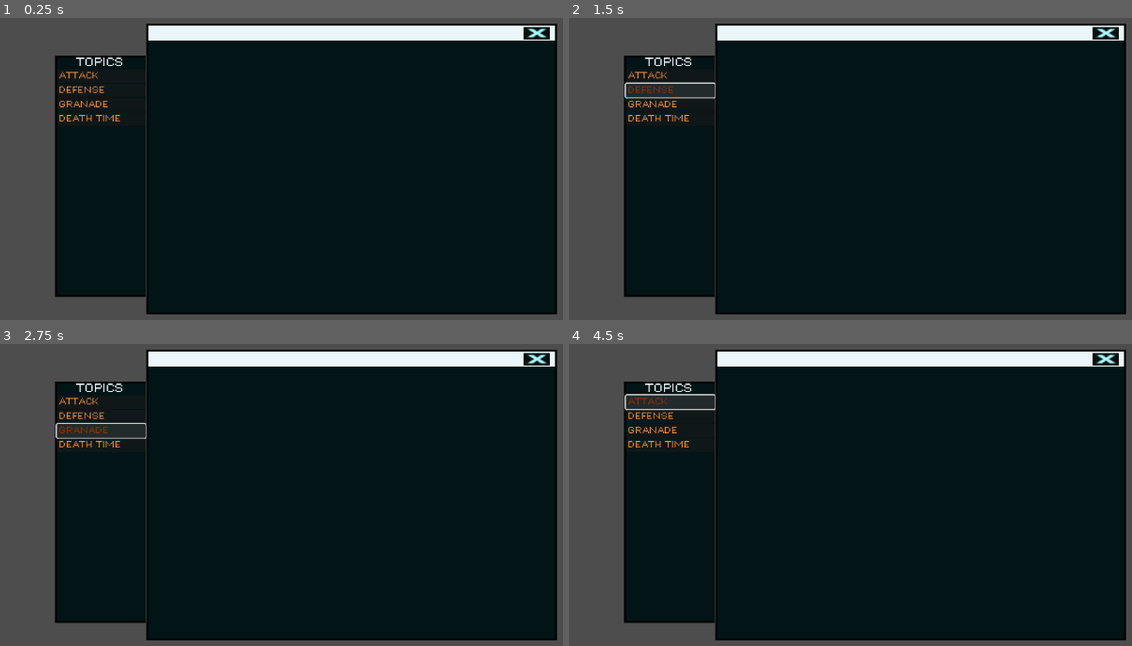
Above: before the commit, frames 1-4 (two rows, left to right).
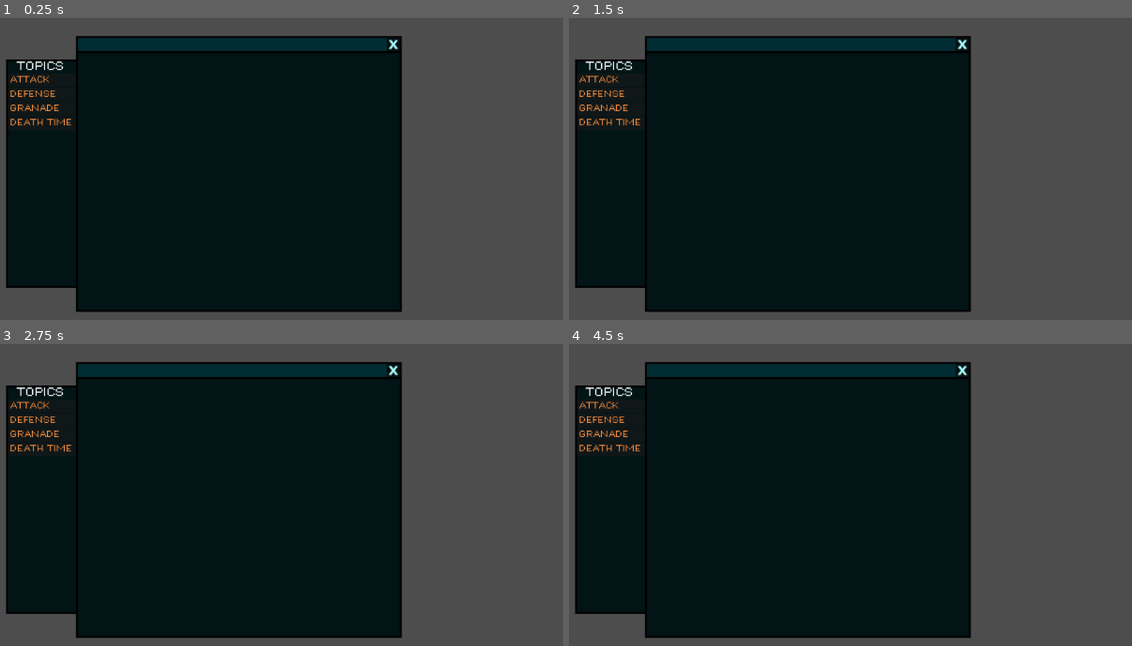
Above: after the commit, the same moments.

Repository: LauraDanielaa/VideoGame_Tasks
Game: Godot game, scene res://GUI/main.tscn
Two runs of this game, one before a commit and one after it. Both use one fixed random seed, a clock stepped at 60 frames per second and the inputs below.
Inputs (mouse positions are in pixels of both pictures, inside the frame that each line leads up to):
- Up to frame 1 (0.25 s): no input
- Up to frame 2 (1.5 s): click (670, 75) at 0.5 s, where only the run before the commit has a clickable "ATTACK"; click (670, 90) at 1.25 s, where only the run before the commit has a clickable "DEFENSE"
- Up to frame 3 (2.75 s): click (101, 431) at 2 s, where only the run before the commit has a clickable "GRANADE"
- Up to frame 4 (4.5 s): click (670, 446) at 2.75 s, where only the run before the commit has a clickable "DEATH TIME"; click (1103, 359) at 3.52 s; click (670, 401) at 4.25 s, where only the run before the commit has a clickable "ATTACK"

The runs differ from the first frame. In frame 1, 40% of the frame differs, in the area x 1-99%, y 1-99%; in frame 2, 41%; in frame 3, 41%; in frame 4, 41%.

Commit message:
Save the three parts of the principal panel in a MarginContainer

Diff:
--- a/Show Help for GUI elements/GUI/main.tscn
+++ b/Show Help for GUI elements/GUI/main.tscn
@@ -28,6 +28,21 @@
 Button/colors/font_hover_color = Color(0.58762, 0.196521, 0.0133497, 1)
 Button/fonts/font = ExtResource("6_sau2q")
 
+[sub_resource type="StyleBoxFlat" id="StyleBoxFlat_rccjp"]
+bg_color = Color(0.00781379, 0.173056, 0.198336, 1)
+border_width_left = 3
+border_width_top = 3
+border_width_right = 3
+border_color = Color(0.0232807, 0.0183307, 0.0114123, 1)
+
+[sub_resource type="Theme" id="Theme_p8se5"]
+PanelContainer/styles/panel = SubResource("StyleBoxFlat_rccjp")
+
+[sub_resource type="StyleBoxFlat" id="StyleBoxFlat_e7owf"]
+
+[sub_resource type="Theme" id="Theme_jttvm"]
+PanelContainer/styles/panel = SubResource("StyleBoxFlat_e7owf")
+
 [sub_resource type="StyleBoxFlat" id="StyleBoxFlat_tcibf"]
 bg_color = Color(0.0097365, 0.0774823, 0.0849037, 1)
 border_width_left = 3
@@ -37,13 +52,8 @@
 border_color = Color(0, 0, 0, 1)
 
 [sub_resource type="Theme" id="Theme_pvvsn"]
+default_base_scale = 0.85
 PanelContainer/styles/panel = SubResource("StyleBoxFlat_tcibf")
-
-[sub_resource type="StyleBoxFlat" id="StyleBoxFlat_rccjp"]
-bg_color = Color(0.916226, 0.96348, 0.977139, 1)
-
-[sub_resource type="Theme" id="Theme_p8se5"]
-PanelContainer/styles/panel = SubResource("StyleBoxFlat_rccjp")
 
 [node name="main" type="Node2D"]
 script = ExtResource("1_3quux")
@@ -80,98 +90,104 @@
 texture_normal = ExtResource("2_wf5cu")
 texture_hover = ExtResource("4_6uii0")
 
-[node name="PrincipalPanel" type="Control" parent="."]
-layout_mode = 3
+[node name="PrincipalPanel" type="Control" parent="CanvasLayer/HBoxContainer"]
+layout_mode = 2
+size_flags_horizontal = 4
+
+[node name="CanvasLayer" type="CanvasLayer" parent="CanvasLayer/HBoxContainer/PrincipalPanel"]
+
+[node name="MarginContainer" type="MarginContainer" parent="CanvasLayer/HBoxContainer/PrincipalPanel/CanvasLayer"]
 anchors_preset = 8
 anchor_left = 0.5
 anchor_top = 0.5
 anchor_right = 0.5
 anchor_bottom = 0.5
+offset_left = -441.0
+offset_top = -231.5
+offset_right = 441.0
+offset_bottom = 231.5
 grow_horizontal = 2
 grow_vertical = 2
+theme_override_constants/margin_left = 20
+theme_override_constants/margin_top = 20
+theme_override_constants/margin_right = 20
+theme_override_constants/margin_bottom = 20
 
-[node name="CanvasLayer" type="CanvasLayer" parent="PrincipalPanel"]
+[node name="HBoxContainer" type="HBoxContainer" parent="CanvasLayer/HBoxContainer/PrincipalPanel/CanvasLayer/MarginContainer"]
+layout_mode = 2
+theme_override_constants/separation = 0
 
-[node name="LeftPanel" type="PanelContainer" parent="PrincipalPanel/CanvasLayer"]
-offset_left = 230.0
-offset_top = 143.0
-offset_right = 369.0
-offset_bottom = 513.0
+[node name="LeftPanel" type="PanelContainer" parent="CanvasLayer/HBoxContainer/PrincipalPanel/CanvasLayer/MarginContainer/HBoxContainer"]
+custom_minimum_size = Vector2(34, 350)
+layout_mode = 2
+size_flags_vertical = 4
 theme = SubResource("Theme_71u13")
 
-[node name="VBoxContainer" type="VBoxContainer" parent="PrincipalPanel/CanvasLayer/LeftPanel"]
+[node name="VBoxContainer" type="VBoxContainer" parent="CanvasLayer/HBoxContainer/PrincipalPanel/CanvasLayer/MarginContainer/HBoxContainer/LeftPanel"]
 layout_mode = 2
 theme_override_constants/separation = 1
 
-[node name="TopicsLabel" type="Label" parent="PrincipalPanel/CanvasLayer/LeftPanel/VBoxContainer"]
+[node name="TopicsLabel" type="Label" parent="CanvasLayer/HBoxContainer/PrincipalPanel/CanvasLayer/MarginContainer/HBoxContainer/LeftPanel/VBoxContainer"]
 layout_mode = 2
 theme = SubResource("Theme_4ra4q")
 text = "TOPICS"
 horizontal_alignment = 1
 
-[node name="AttackButton" type="Button" parent="PrincipalPanel/CanvasLayer/LeftPanel/VBoxContainer"]
+[node name="AttackButton" type="Button" parent="CanvasLayer/HBoxContainer/PrincipalPanel/CanvasLayer/MarginContainer/HBoxContainer/LeftPanel/VBoxContainer"]
 layout_mode = 2
 theme = SubResource("Theme_ubwcp")
 theme_override_font_sizes/font_size = 12
 text = "ATTACK"
 alignment = 0
 
-[node name="DefenceButton" type="Button" parent="PrincipalPanel/CanvasLayer/LeftPanel/VBoxContainer"]
+[node name="DefenceButton" type="Button" parent="CanvasLayer/HBoxContainer/PrincipalPanel/CanvasLayer/MarginContainer/HBoxContainer/LeftPanel/VBoxContainer"]
 layout_mode = 2
 theme = SubResource("Theme_ubwcp")
 theme_override_font_sizes/font_size = 12
 text = "DEFENSE"
 alignment = 0
 
-[node name="GranadeButton" type="Button" parent="PrincipalPanel/CanvasLayer/LeftPanel/VBoxContainer"]
+[node name="GranadeButton" type="Button" parent="CanvasLayer/HBoxContainer/PrincipalPanel/CanvasLayer/MarginContainer/HBoxContainer/LeftPanel/VBoxContainer"]
 layout_mode = 2
 theme = SubResource("Theme_ubwcp")
 theme_override_font_sizes/font_size = 12
 text = "GRANADE"
 alignment = 0
 
-[node name="DeathTimeButton" type="Button" parent="PrincipalPanel/CanvasLayer/LeftPanel/VBoxContainer"]
+[node name="DeathTimeButton" type="Button" parent="CanvasLayer/HBoxContainer/PrincipalPanel/CanvasLayer/MarginContainer/HBoxContainer/LeftPanel/VBoxContainer"]
 layout_mode = 2
 theme = SubResource("Theme_ubwcp")
 theme_override_font_sizes/font_size = 12
 text = "DEATH TIME"
 alignment = 0
 
-[node name="RightPanel" type="PanelContainer" parent="PrincipalPanel/CanvasLayer"]
-offset_left = 370.0
-offset_top = 94.0
-offset_right = 1000.0
-offset_bottom = 540.0
-theme = SubResource("Theme_pvvsn")
+[node name="VBoxContainer" type="VBoxContainer" parent="CanvasLayer/HBoxContainer/PrincipalPanel/CanvasLayer/MarginContainer/HBoxContainer"]
+layout_mode = 2
+theme_override_constants/separation = 0
 
-[node name="VBoxContainer" type="VBoxContainer" parent="PrincipalPanel/CanvasLayer/RightPanel"]
+[node name="ExitPanel" type="PanelContainer" parent="CanvasLayer/HBoxContainer/PrincipalPanel/CanvasLayer/MarginContainer/HBoxContainer/VBoxContainer"]
+custom_minimum_size = Vector2(500, 0)
 layout_mode = 2
-
-[node name="ExitPanel" type="PanelContainer" parent="PrincipalPanel/CanvasLayer"]
-anchors_preset = 6
-anchor_left = 1.0
-anchor_top = 0.5
-anchor_right = 1.0
-anchor_bottom = 0.5
-offset_left = -779.0
-offset_top = -227.0
-offset_right = -155.0
-offset_bottom = -177.0
-grow_horizontal = 0
-grow_vertical = 2
-scale = Vector2(0.999661, 0.458636)
+size_flags_vertical = 0
 theme = SubResource("Theme_p8se5")
 
-[node name="HBoxContainer" type="HBoxContainer" parent="PrincipalPanel/CanvasLayer/ExitPanel"]
+[node name="HBoxContainer" type="HBoxContainer" parent="CanvasLayer/HBoxContainer/PrincipalPanel/CanvasLayer/MarginContainer/HBoxContainer/VBoxContainer/ExitPanel"]
 layout_mode = 2
+theme = SubResource("Theme_jttvm")
 alignment = 2
 
-[node name="TextureButton" type="TextureButton" parent="PrincipalPanel/CanvasLayer/ExitPanel/HBoxContainer"]
-custom_minimum_size = Vector2(55, 50)
+[node name="TextureButton" type="TextureButton" parent="CanvasLayer/HBoxContainer/PrincipalPanel/CanvasLayer/MarginContainer/HBoxContainer/VBoxContainer/ExitPanel/HBoxContainer"]
+custom_minimum_size = Vector2(20, 20)
 layout_mode = 2
 texture_normal = ExtResource("6_v0s5o")
 texture_hover = ExtResource("8_61c1v")
-stretch_mode = 3
+ignore_texture_size = true
+stretch_mode = 0
+
+[node name="RightPanel" type="PanelContainer" parent="CanvasLayer/HBoxContainer/PrincipalPanel/CanvasLayer/MarginContainer/HBoxContainer/VBoxContainer"]
+custom_minimum_size = Vector2(0, 400)
+layout_mode = 2
+theme = SubResource("Theme_pvvsn")
 
 [connection signal="pressed" from="CanvasLayer/HBoxContainer/help_button" to="." method="_on_help_button_pressed"]
 [connection signal="pressed" from="CanvasLayer/HBoxContainer/configuration_button" to="." method="_on_configuration_button_pressed"]
Not shown: 1 places in Show Help for GUI elements/GUI/main.tscn that only renumber resources
Not shown, removed: Show Help for GUI elements/README.md
